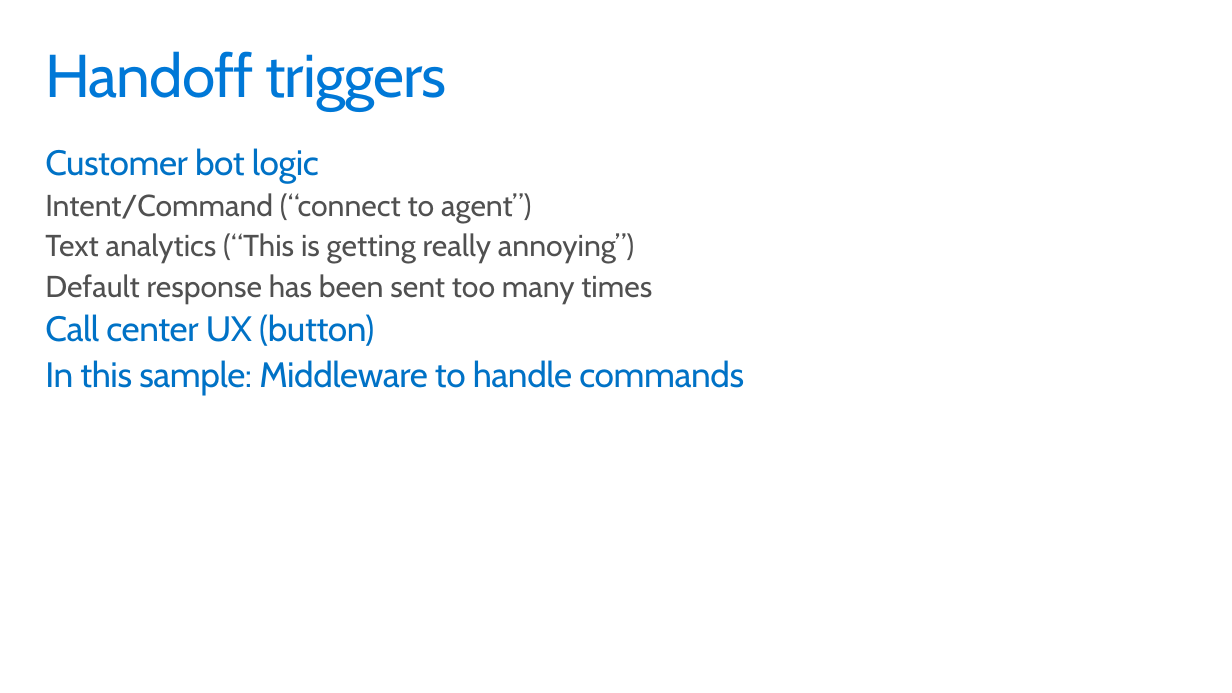
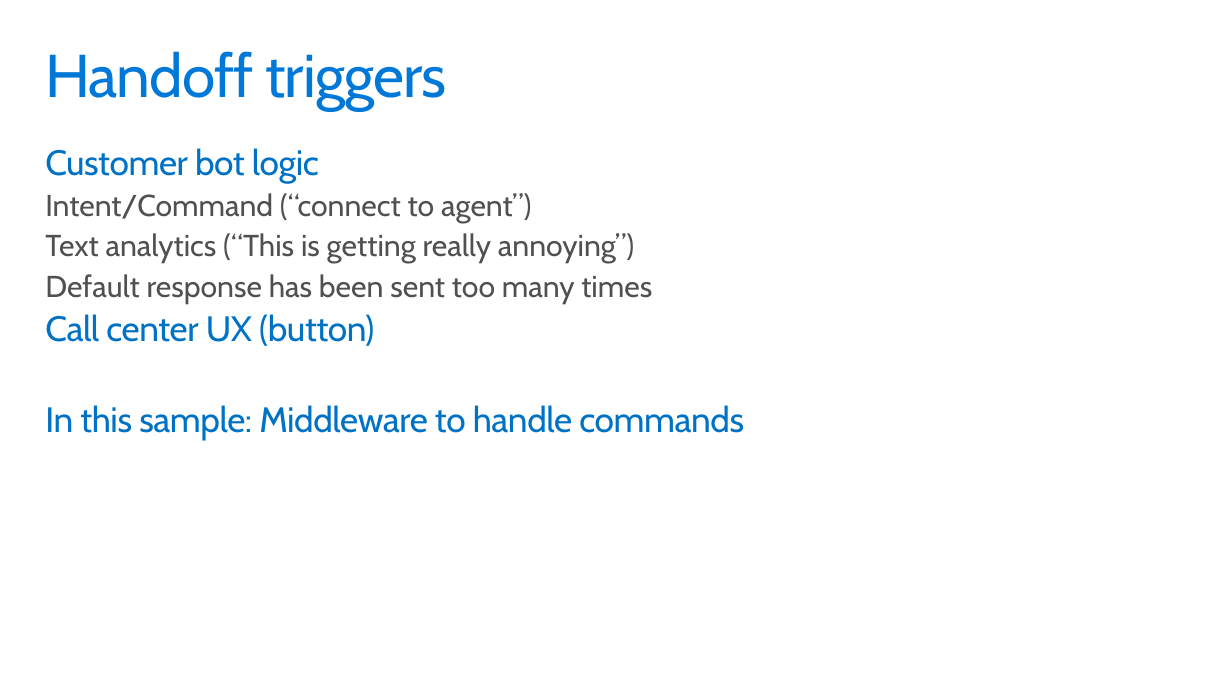
Before and after one commit to GeekTrainer/help-desk-bot-lab, a slide deck: slide 31 of Slides/7 - Handoff to Human.pptx (slide 28 before the commit). Drawn at 1232x693 pixels with LibreOffice and Linux fonts; fonts in the diff are those of the drawing. Boxes give left, top, right and bottom in pixels: in the first picture for what was removed or moved away, otherwise in the second. Text is boxed around its words. In the diff, an @@ line names an element or a change of style, - is before the commit and + after.

```diff
--- a/Slides/7 - Handoff to Human.pptx
+++ b/Slides/7 - Handoff to Human.pptx
@@ text "Customer bot logic" rewrapped from box(45, 148, 744, 395) to box(45, 148, 744, 441) @@
```
Also in this commit, not shown: 9 other slides changed, 5 slides added, 1 slide removed, 3 other files.
